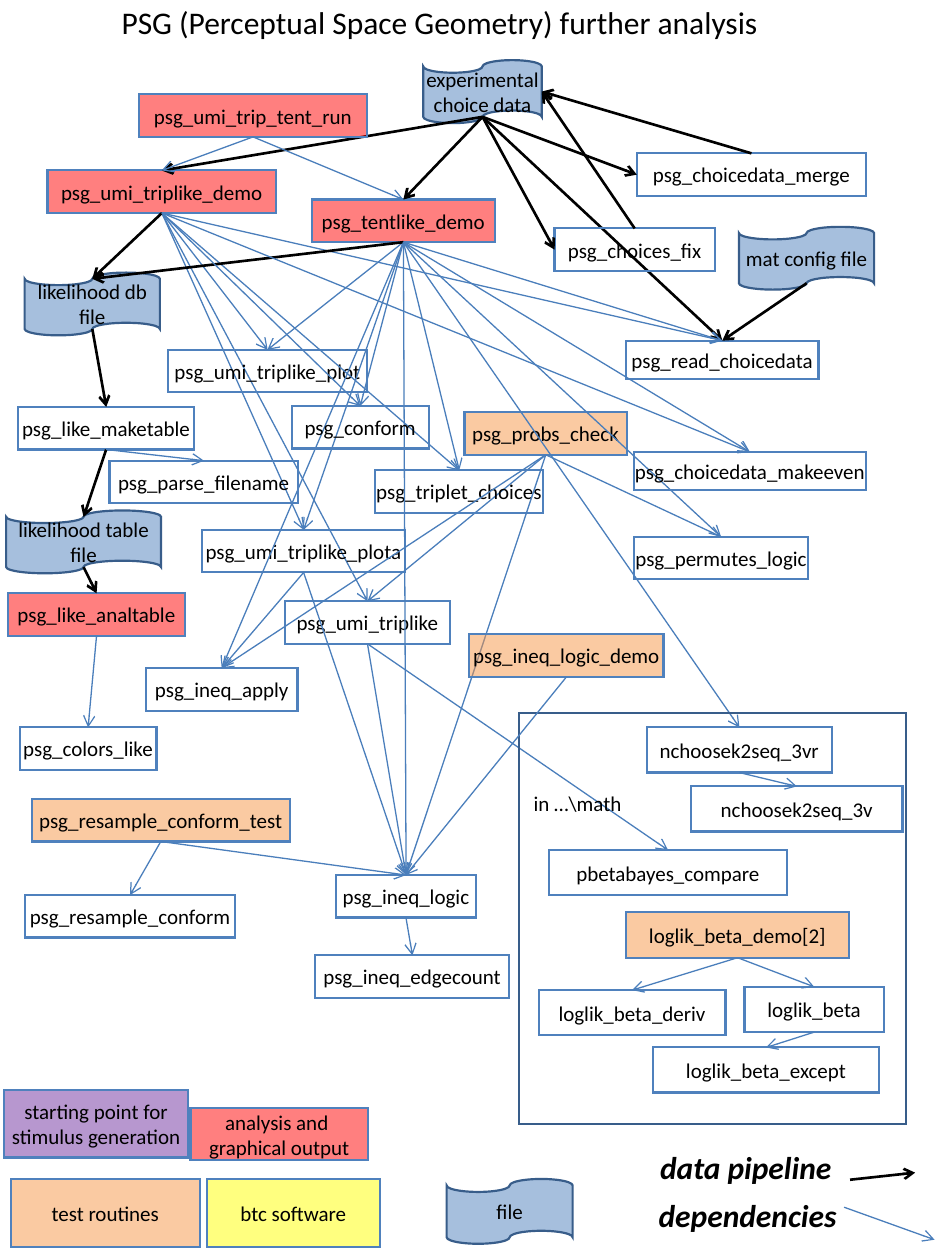
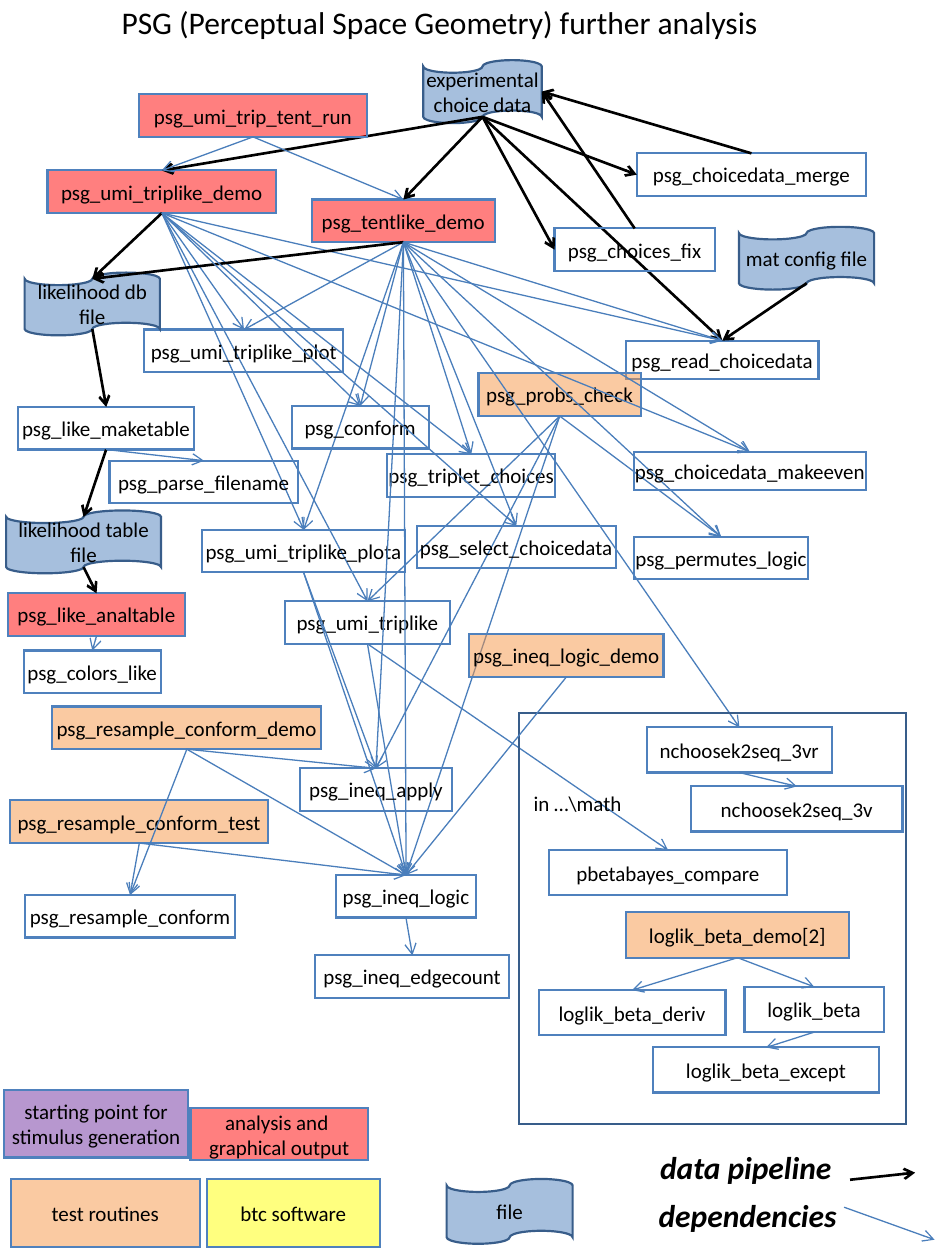
Before and after one commit to jvlab/perceptual_space_geometry, a slide deck: slide 4 of psg-code/psg_howto.ppt. Drawn at 945x1260 pixels with LibreOffice and Linux fonts; fonts in the diff are those of the drawing. Boxes give left, top, right and bottom in pixels: in the first picture for what was removed or moved away, otherwise in the second. Text is boxed around its words. In the diff, an @@ line names an element or a change of style, - is before the commit and + after.

Commit message:
Add files via upload
Add selection option to psg_[umi_trip|tent]like_demo

```diff
--- a/psg-code/psg_howto.ppt
+++ b/psg-code/psg_howto.ppt
@@ arrow moved from (161, 213) - (459, 470) to (161, 213) - (471, 455) @@
@@ arrow moved from (161, 213) - (267, 350) to (161, 213) - (244, 330) @@
@@ arrow added from (161, 213) to (517, 525), #4A7EBB 0.74 pt @@
@@ arrow moved from (403, 242) - (267, 350) to (403, 242) - (244, 330) @@
@@ arrow moved from (403, 242) - (222, 668) to (403, 242) - (375, 769) @@
@@ arrow moved from (403, 242) - (459, 470) to (403, 242) - (471, 454) @@
@@ arrow added from (403, 242) to (517, 525), #4A7EBB 0.74 pt @@
@@ rectangle "psg_umi_triplike_plot": place and size @@
-rectangle "psg_umi_triplike_plot" at bbox=[168, 350, 367, 393]
+rectangle "psg_umi_triplike_plot" at bbox=[145, 330, 344, 373]
@@ rectangle "psg_probs_check": place and size @@
-rectangle "psg_probs_check" at bbox=[465, 412, 627, 455]
+rectangle "psg_probs_check" at bbox=[479, 373, 641, 416]
@@ arrow moved from (546, 455) - (368, 601) to (559, 416) - (368, 601) @@
@@ arrow moved from (546, 455) - (222, 668) to (559, 416) - (375, 769) @@
@@ arrow moved from (546, 455) - (406, 874) to (559, 416) - (406, 876) @@
@@ arrow moved from (546, 455) - (721, 537) to (559, 416) - (721, 537) @@
@@ rectangle "psg_triplet_choices": place and size @@
-rectangle "psg_triplet_choices" at bbox=[375, 470, 544, 513]
+rectangle "psg_triplet_choices" at bbox=[387, 454, 556, 496]
@@ rectangle added at bbox=[417, 525, 616, 568], outline #4F81BD 1.25 pt, 12 pt, text #000000 @@
+psg_select_choicedata
@@ arrow moved from (304, 572) - (222, 668) to (304, 572) - (375, 769) @@
@@ rectangle "psg_colors_like": place and size @@
-rectangle "psg_colors_like" at bbox=[20, 727, 158, 770]
+rectangle "psg_colors_like" at bbox=[24, 650, 161, 693]
@@ arrow moved from (97, 636) - (88, 727) to (97, 636) - (92, 650) @@
@@ rectangle added at bbox=[52, 707, 320, 750], fill #F79646 at 50% opacity, outline #4F81BD 1.25 pt, 12 pt, text #000000 @@
+psg_resample_conform_demo
@@ arrow added from (186, 750) to (130, 895), #4A7EBB 0.74 pt @@
@@ arrow added from (186, 750) to (406, 876), #4A7EBB 0.74 pt @@
@@ arrow added from (186, 750) to (377, 769), #4A7EBB 0.74 pt @@
@@ rectangle "psg_ineq_apply": place and size @@
-rectangle "psg_ineq_apply" at bbox=[146, 668, 297, 711]
+rectangle "psg_ineq_apply" at bbox=[300, 769, 451, 811]
@@ rectangle "psg_resample_conform_test": place and size @@
-rectangle "psg_resample_conform_test" at bbox=[32, 799, 290, 842]
+rectangle "psg_resample_conform_test" at bbox=[10, 800, 268, 843]
@@ arrow moved from (161, 842) - (130, 895) to (140, 843) - (130, 895) @@
@@ arrow moved from (161, 842) - (406, 874) to (140, 843) - (406, 876) @@
```
Also in this commit, not shown: 3 other files.
